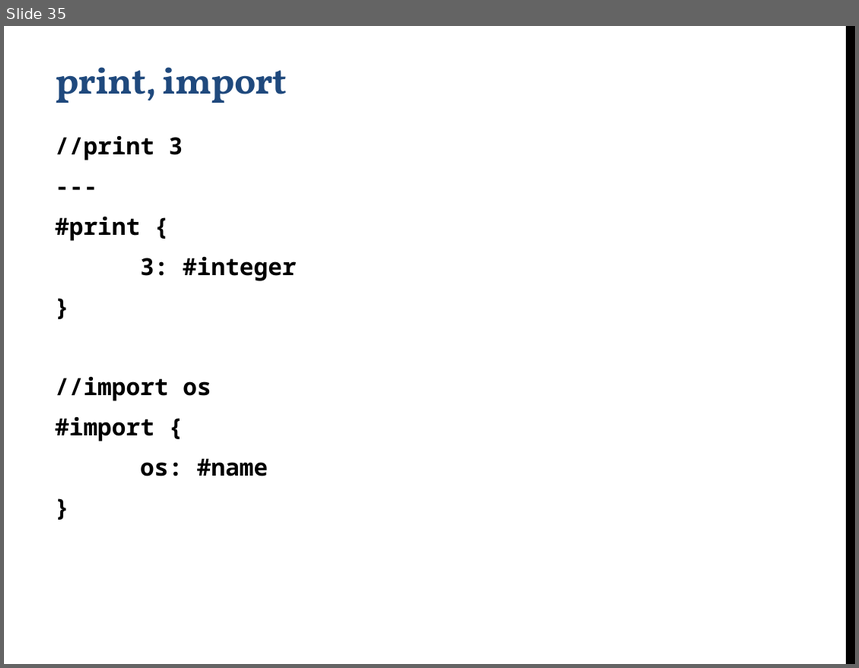
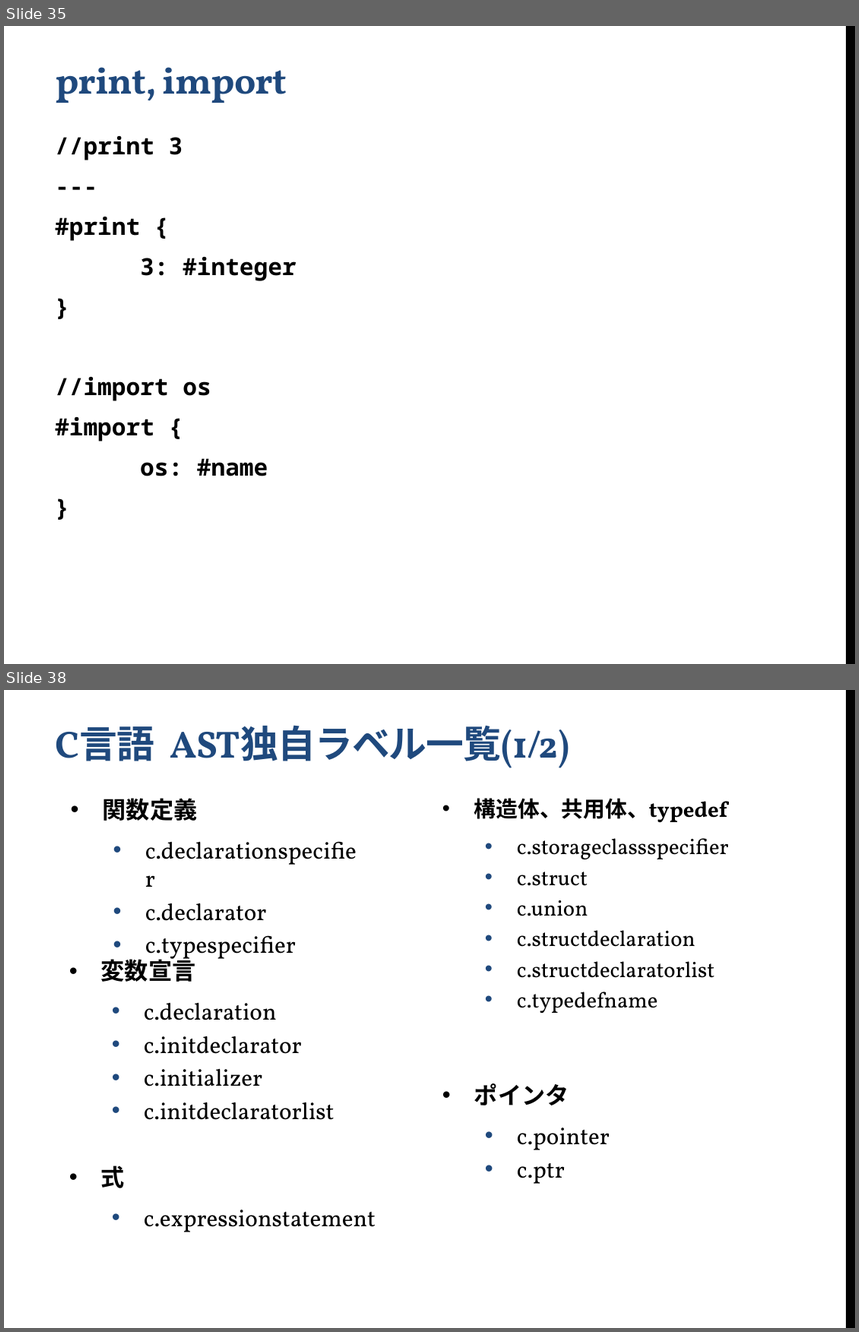
Before and after one commit to yshinya6/libbun2, a slide deck: doc/BunCommon.pptx. Shown one above the other, each under a label of ours: slide 35 before the commit, slides 35 and 38 after it; the slides between them are not shown. The pictures are 859x668 and 859x1332 pixels, drawn with LibreOffice and Linux fonts; fonts in the diff are those of the drawing; background and template pictures are left out. Boxes give left, top, right and bottom in pixels: in the first picture for what was removed or moved away, otherwise in the second. Text is boxed around its words. In the diff, an @@ line names an element or a change of style, - is before the commit and + after.

```diff
--- a/doc/BunCommon.pptx
+++ b/doc/BunCommon.pptx
@@ slide 38 added at bbox=[4, 690, 855, 1328], background #FFFFFF; not listed: 1 template element that a slide beside it also shows @@
@@ title added at bbox=[55, 725, 570, 768], 32 pt, text #1F497D, bold @@
+C言語 AST独自ラベル一覧(1/2)
@@ text added at bbox=[103, 798, 357, 964], 20 pt, text #000000 @@
+• 関数定義
+  • c.declarationspecifier
+  • c.declarator
+  • c.typespecifier
@@ text added at bbox=[474, 798, 729, 1013], 18.5 pt, text #000000 @@
+• 構造体、共用体、typedef
+  • c.storageclassspecifier
+  • c.struct
+  • c.union
+  • c.structdeclaration
+  • c.structdeclaratorlist
+  • c.typedefname
@@ text added at bbox=[101, 956, 335, 1120], 20 pt, text #000000 @@
+• 変数宣言
+  • c.declaration
+  • c.initdeclarator
+  • c.initializer
+  • c.initdeclaratorlist
@@ text added at bbox=[474, 1084, 610, 1184], 20 pt, text #000000 @@
+• ポインタ
+  • c.pointer
+  • c.ptr
@@ text added at bbox=[101, 1166, 376, 1233], 20 pt, text #000000 @@
+• 式
+  • c.expressionstatement
```
Also in this commit, not shown: 13 other slides added.
